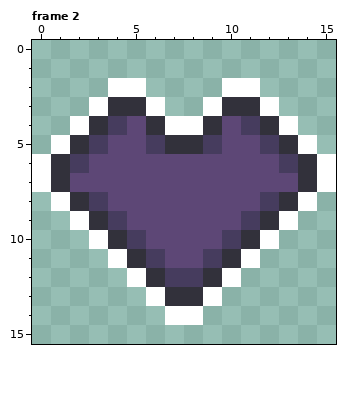
Pixel-art file -- assets/ui/heart.aseprite. This is how it looked before the edit.
16x16 pixels, 2 frames. Shown: frame 2.
The result:
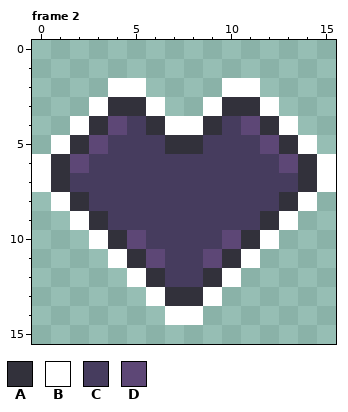
Palette (. is transparent): A #32313b  B #ffffff  C #463c5e  D #5d4776
Diff:
Frame 2:
Colour D gives way to colour C in row 4 at x 5 and 10; in row 5 at x 4 to 5 and 10 to 11; in row 6 at x 3 to 12; in row 7 at x 2 to 13; in row 8 at x 4 to 11; in row 9 at x 5 to 10.
Colour D gives way to colour C in row 10 at x 6 to 9; in row 11 at x 7 to 8.
Colour C gives way to colour D in row 4 at x 4 and 11; in row 5 at x 3 and 12; in row 6 at x 2 and 13; in row 10 at x 5 and 10; in row 11 at x 6 and 9.
Changed places in both pictures, as pixel boxes (x1, y1, x2, y2):
changed: (70, 116, 298, 268)
